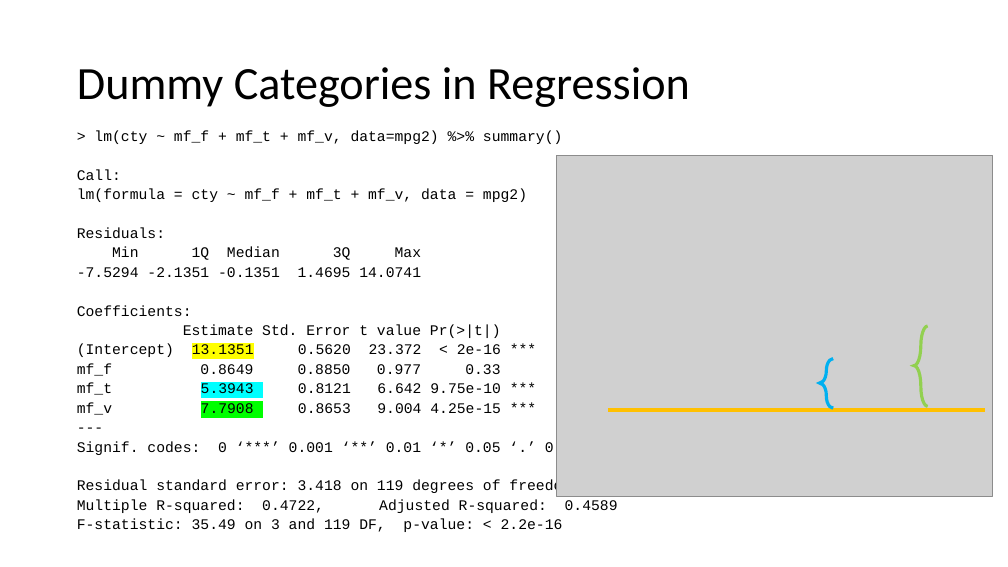
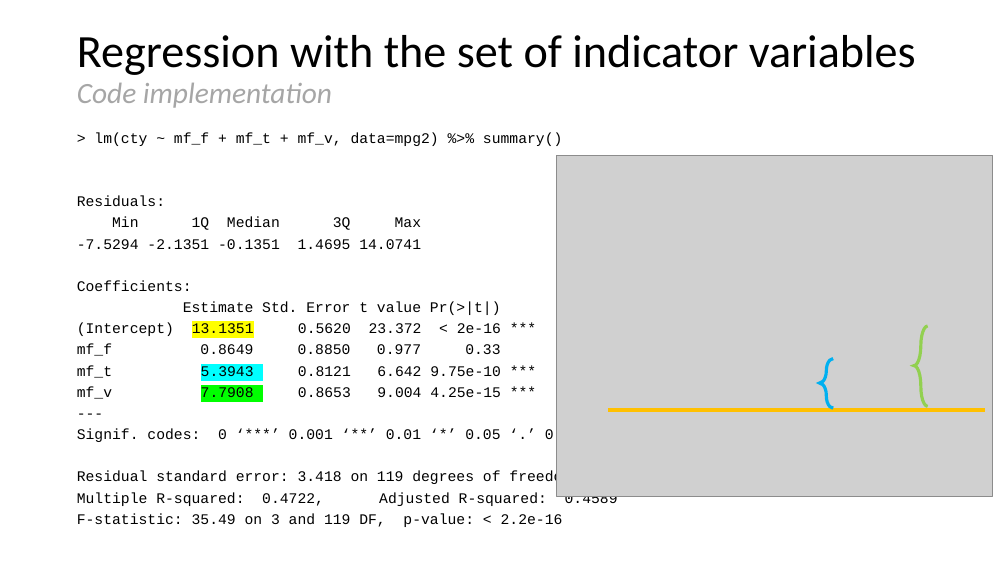
Before and after one commit to USCbiostats/LAsBEST, a slide deck: slide 8 of google-drive/week02/4Thurs/1_Week2_MultipleRegression.pptx. Drawn at 1008x567 pixels with LibreOffice and Linux fonts; fonts in the diff are those of the drawing; grey boxes stand for pictures; background and template pictures are left out. Boxes give left, top, right and bottom in pixels: in the first picture for what was removed or moved away, otherwise in the second. Text is boxed around its words. In the diff, an @@ line names an element or a change of style, - is before the commit and + after.

```diff
--- a/google-drive/week02/4Thurs/1_Week2_MultipleRegression.pptx
+++ b/google-drive/week02/4Thurs/1_Week2_MultipleRegression.pptx
@@ title at (77,35,916,108): text changed @@
-Dummy Categories in Regression
+Regression with the set of indicator variables
+Code implementation
@@ text "> lm(cty ~ mf_f + ..." at (77,132,618,527): line spacing 1.1 to 1.2 @@
@@ text at (77,169,527,202): paragraphs removed @@
-Call:
-lm(formula = cty ~ mf_f + mf_t + mf_v, data = mpg2)
```
Also in this commit, not shown: 15 other slides changed, 1 slide added, 1 slide removed, 1 other file.
